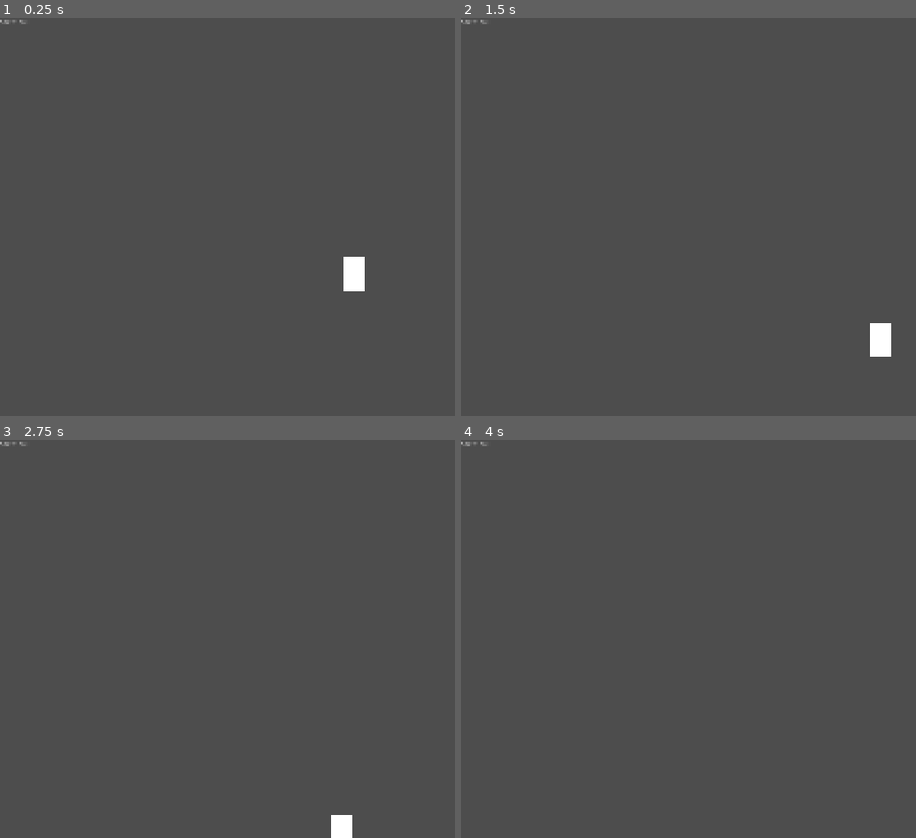
Above: before the commit, frames 1-4 (two rows, left to right).
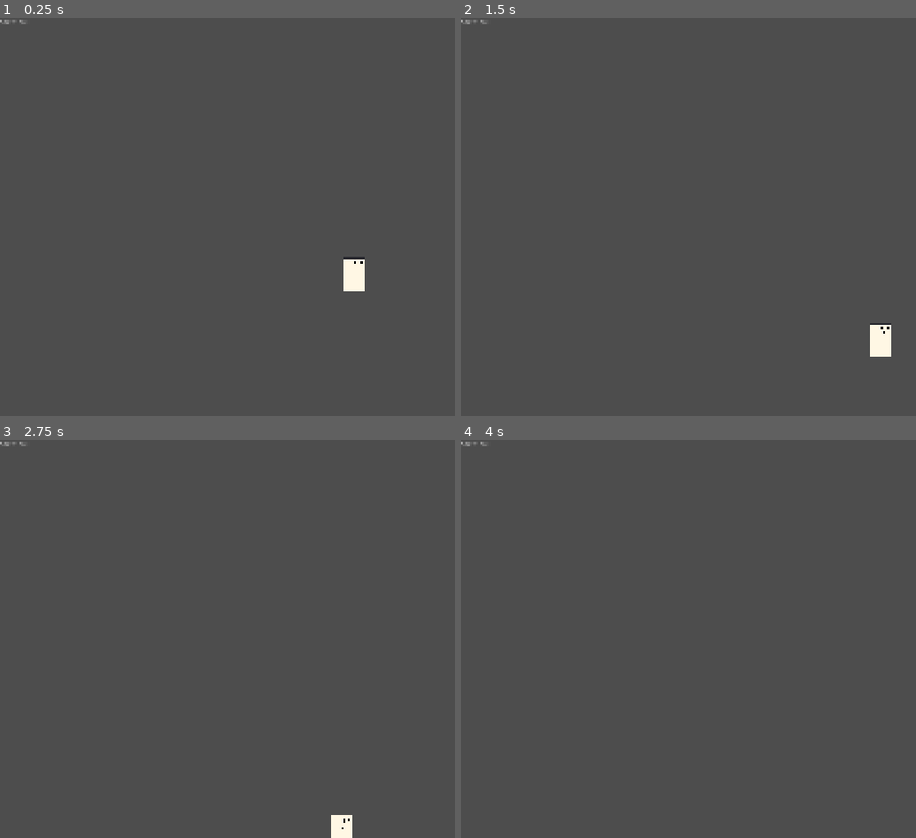
Above: after the commit, the same moments.

Repository: yasukawa426/2d-platformer-godot
Game: Godot game, scene res://scenes/player/player.tscn
The game is run twice, just before and just after one commit, with the same random seed, the same clock (stepped at 60 frames per second) and the same inputs. This scene is started directly instead of the project's main scene.
Inputs (mouse positions are in pixels of both pictures, inside the frame that each line leads up to):
- Up to frame 1 (0.25 s): no input
- Up to frame 2 (1.5 s): move the mouse to (outside the picture) at 0.52 s; hold Space (jump) 0.53-1.28 s; hold D (move_right) from 0.53 s (still down); move the mouse to (674, 236) at 1.27 s; tap Space (jump) at 1.35 s
- Up to frame 3 (2.75 s): tap Space (jump) at 1.52, 1.82 s; move the mouse to (423, 551) at 2.02 s; release D (move_right) at 2.03 s; hold A (move_left) from 2.03 s (still down); hold Space (jump) from 2.03 s (still down)
- Up to frame 4 (4 s): move the mouse to (779, 718) at 2.77 s; release A (move_left) at 2.78 s; release Space (jump) at 2.78 s; hold D (move_right) from 2.78 s (still down); tap Space (jump) at 2.85, 3.02, 3.32 s; tap Enter at 3.5 s; move the mouse to (outside the picture) at 3.52 s; hold Space (jump) from 3.53 s (still down)

The runs differ from the first frame. In frame 1, 0.4% of the frame differs, in the area x 75-81%, y 60-69%; in frame 2, 0.4%; in frame 3, 0.3%; in frame 4, nothing differs.

Commit message:
feat: add player sprite and face animation

Diff:
--- a/common/script/State.gd
+++ b/common/script/State.gd
@@ -3,9 +3,14 @@
 ##  Default base state class each State will extend.
 ##  States can implement their own version of predefined functions. If they want to main the predefined behavior they must call `super()` inside its implementation followed by their new wanted behavior.
 
+enum Animations {
+	IDLE,
+	RUN,
+}
 
 # ## The animation that should be played on this state
-# @export var animation_name: String
+@export var animation: Animations
+var _animation_name: String
 
 ## Players max horizontal speed
 const MAX_SPEED: float = 2000 # pixels/s
@@ -26,7 +31,15 @@
 
 
 func enter() -> void:
-	return
+	match animation:
+		Animations.IDLE:
+			_animation_name = "idle"
+		Animations.RUN:
+			_animation_name = "run"
+		_:
+			_animation_name = "idle"
+
+	_change_animation(_animation_name, 0)
 
 
 func exit() -> void:
@@ -67,9 +80,21 @@
 	var velocity = parent.velocity
 	var sprite = parent.sprite
 
-	var multiplier =  abs(velocity.y * 0.00005)
+	var multiplier = abs(velocity.y * 0.00005)
 
 
-	sprite.scale = Vector2(1 - multiplier, 1 + multiplier ) # flatten it maintaining volume. so, shorter but longer
+	sprite.scale = Vector2(1 - multiplier, 1 + multiplier) # flatten it maintaining volume. so, shorter but longer
 	#sprite.position.y = multiplier * -100 # move the sprite based on the multiplier so it doesnt start floating
 	#sprite.skew = 1 * multiplier
+
+func _change_animation(new_animation_name: String, frame: int) -> void:
+	var animator: AnimatedSprite2D = parent.face_animator
+
+	if new_animation_name != animator.animation or frame != animator.frame:
+		var tween: Tween = animator.create_tween()
+		var initial_scale: Vector2 = animator.scale
+		animator.scale = initial_scale * 1.1
+		tween.tween_property(animator, "scale", initial_scale, 0.05)
+
+		animator.animation = new_animation_name
+		animator.frame = frame
--- a/scenes/player/player.gd
+++ b/scenes/player/player.gd
@@ -13,11 +13,11 @@
 # const IDLE_DECELERATION: float = ACCELERATION / 2
 
 
-@onready var sprite: MeshInstance2D = $Sprite
+@onready var sprite: Node2D = $Sprite
+@onready var face_animator: AnimatedSprite2D = $Sprite/FaceAnimatedSprite2D
 @onready var state_machine: StateMachine = $StateMachine
 
-#TODO: mario side jump ---> <-- Jump.
-const SPEED: float = 300.0
+
 
 func _ready() -> void:
 	state_machine.init(self)
--- a/scenes/player/player.tscn
+++ b/scenes/player/player.tscn
@@ -2,22 +2,64 @@
 
 [ext_resource type="Script" uid="uid://ch1t5b7um60ey" path="res://scenes/player/player.gd" id="1_75vfm"]
 [ext_resource type="Script" uid="uid://c1j3ux7efe8mi" path="res://scenes/player/state/state_machine.gd" id="2_0owmy"]
+[ext_resource type="Texture2D" uid="uid://mcrpwtafldtr" path="res://assets/sprites/player_faces.png" id="2_5gtgg"]
+[ext_resource type="Texture2D" uid="uid://djs3uxsev2i73" path="res://assets/sprites/player_body.png" id="2_qek5x"]
 [ext_resource type="Script" uid="uid://by21ors0hqkr1" path="res://scenes/player/state/idle.gd" id="3_qek5x"]
 [ext_resource type="Script" uid="uid://b844klqoit460" path="res://scenes/player/state/move.gd" id="4_5gtgg"]
 [ext_resource type="Script" uid="uid://bspf5ppo5u0dw" path="res://scenes/player/state/fall.gd" id="5_h17s1"]
 [ext_resource type="Script" uid="uid://qjpl30toxcxu" path="res://scenes/player/state/jump.gd" id="6_je7p5"]
 
-[sub_resource type="BoxMesh" id="BoxMesh_cabdp"]
-size = Vector3(100, 150, 1)
+[sub_resource type="AtlasTexture" id="AtlasTexture_h17s1"]
+atlas = ExtResource("2_5gtgg")
+region = Rect2(0, 0, 32, 32)
+
+[sub_resource type="AtlasTexture" id="AtlasTexture_je7p5"]
+atlas = ExtResource("2_5gtgg")
+region = Rect2(32, 0, 32, 32)
+
+[sub_resource type="AtlasTexture" id="AtlasTexture_fm80t"]
+atlas = ExtResource("2_5gtgg")
+region = Rect2(64, 0, 32, 32)
+
+[sub_resource type="SpriteFrames" id="SpriteFrames_cabdp"]
+animations = [{
+"frames": [{
+"duration": 1.0,
+"texture": SubResource("AtlasTexture_h17s1")
+}],
+"loop": 1,
+"name": &"idle",
+"speed": 5.0
+}, {
+"frames": [{
+"duration": 1.0,
+"texture": SubResource("AtlasTexture_je7p5")
+}, {
+"duration": 1.0,
+"texture": SubResource("AtlasTexture_fm80t")
+}],
+"loop": 1,
+"name": &"run",
+"speed": 5.0
+}]
 
 [sub_resource type="RectangleShape2D" id="RectangleShape2D_cabdp"]
 size = Vector2(100, 150)
 
 [node name="Player" type="CharacterBody2D" unique_id=454002819]
+texture_filter = 1
 script = ExtResource("1_75vfm")
 
-[node name="Sprite" type="MeshInstance2D" parent="." unique_id=543152468]
-mesh = SubResource("BoxMesh_cabdp")
+[node name="Sprite" type="Node2D" parent="." unique_id=680137471]
+
+[node name="Sprite2D" type="Sprite2D" parent="Sprite" unique_id=1144674230]
+texture = ExtResource("2_qek5x")
+
+[node name="FaceAnimatedSprite2D" type="AnimatedSprite2D" parent="Sprite" unique_id=1122853812]
+position = Vector2(20.000002, -34)
+scale = Vector2(1.75, 1.75)
+sprite_frames = SubResource("SpriteFrames_cabdp")
+animation = &"run"
 
 [node name="CollisionShape2D" type="CollisionShape2D" parent="." unique_id=1974492057]
 shape = SubResource("RectangleShape2D_cabdp")
@@ -43,18 +85,20 @@
 idle_state = NodePath("../Idle")
 jump_state = NodePath("../Jump")
 fall_state = NodePath("../Fall")
+animation = 1
 
 [node name="Fall" type="Node" parent="StateMachine" unique_id=183991148 node_paths=PackedStringArray("move_state", "idle_state")]
 script = ExtResource("5_h17s1")
 move_state = NodePath("../Move")
 idle_state = NodePath("../Idle")
+animation = 1
 
 [node name="Jump" type="Node" parent="StateMachine" unique_id=1966961449 node_paths=PackedStringArray("fall_state", "idle_state", "move_state")]
 script = ExtResource("6_je7p5")
 fall_state = NodePath("../Fall")
 idle_state = NodePath("../Idle")
 move_state = NodePath("../Move")
-jump_velocity = null
+animation = 1
 
 [node name="DebugCanvasLayer" type="CanvasLayer" parent="." unique_id=1569663387]
 visible = false
--- a/scenes/player/state/jump.gd
+++ b/scenes/player/state/jump.gd
@@ -9,6 +9,7 @@
 
 
 func enter() -> void:
+	super()
 	parent.velocity.y = jump_velocity
 
 
--- a/scenes/player/state/move.gd
+++ b/scenes/player/state/move.gd
@@ -4,9 +4,16 @@
 @export var jump_state: State
 @export var fall_state: State
 
+#TODO: side jump ---> <-- Jump.
+
 func process_physics(delta: float) -> State:
 	var direction: float = Input.get_axis("move_left", "move_right")
 	apply_horizontal_movement(direction, delta)
+
+	if abs(parent.velocity.x) >= MAX_SPEED * 0.9:
+		_change_animation(_animation_name, 1)
+	else:
+		_change_animation(_animation_name, 0)
 
 	if not parent.is_on_floor():
 		return fall_state
